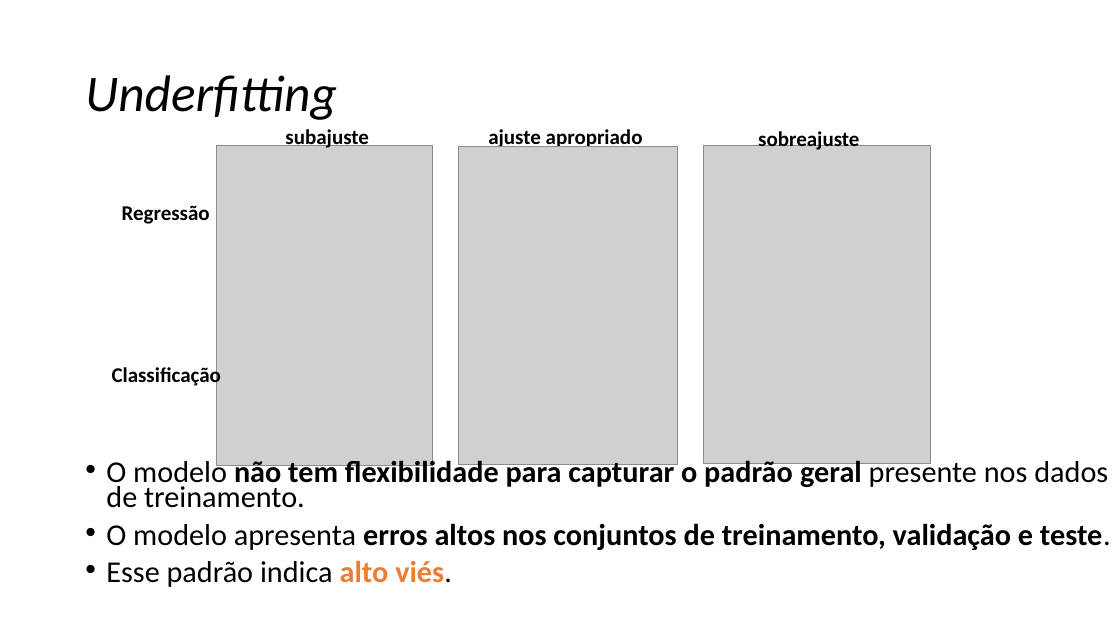
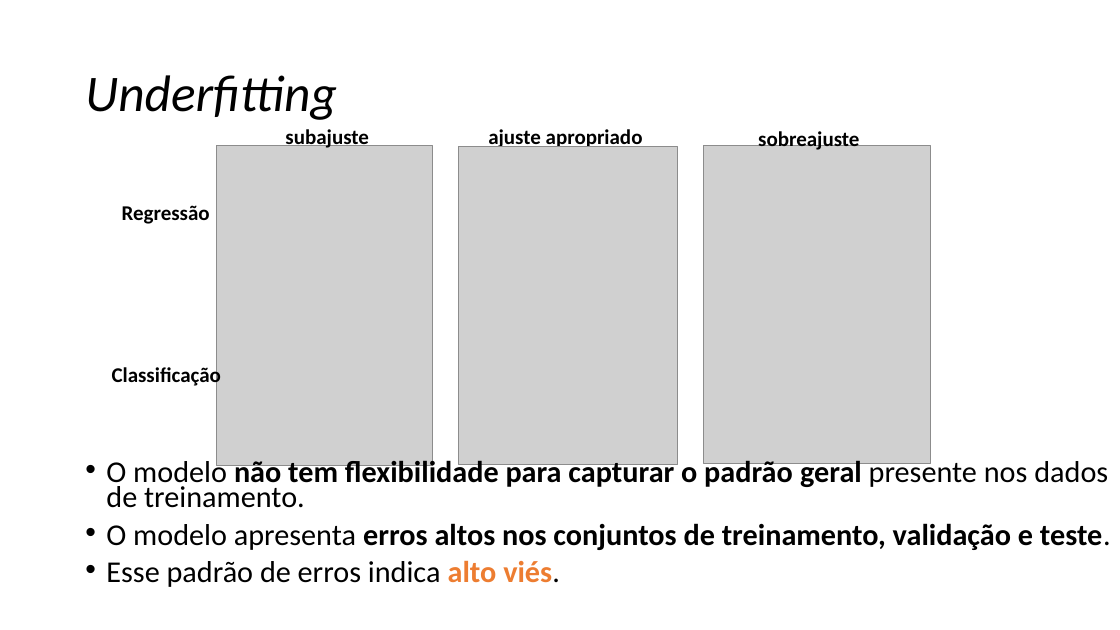
Before and after one commit to zz4fap/c24_inteligencia_artificial, a slide deck: slide 65 of slides/C24_Regressão.pptx. Drawn at 1120x630 pixels with LibreOffice and Linux fonts; fonts in the diff are those of the drawing; grey boxes stand for pictures. Boxes give left, top, right and bottom in pixels: in the first picture for what was removed or moved away, otherwise in the second. Text is boxed around its words. In the diff, an @@ line names an element or a change of style, - is before the commit and + after.

```diff
--- a/slides/C24_Regressão.pptx
+++ b/slides/C24_Regressão.pptx
@@ text at (106, 560, 560, 587): text changed @@
-• Esse padrão indica alto viés.
+• Esse padrão de erros indica alto viés.
```
Also in this commit, not shown: 20 other slides changed, 2 other files.
